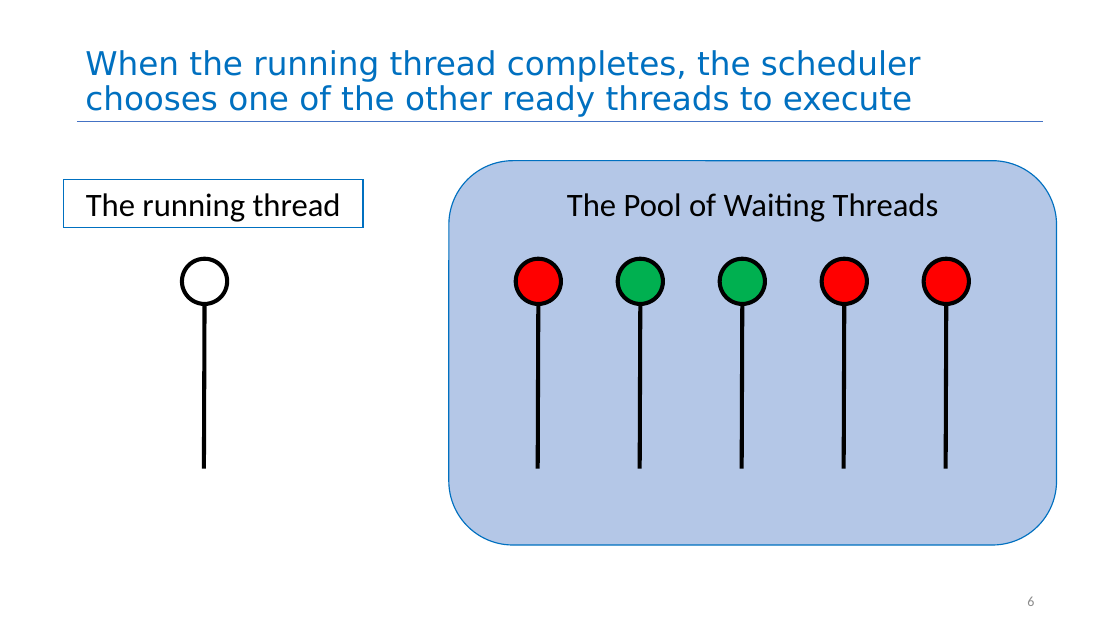
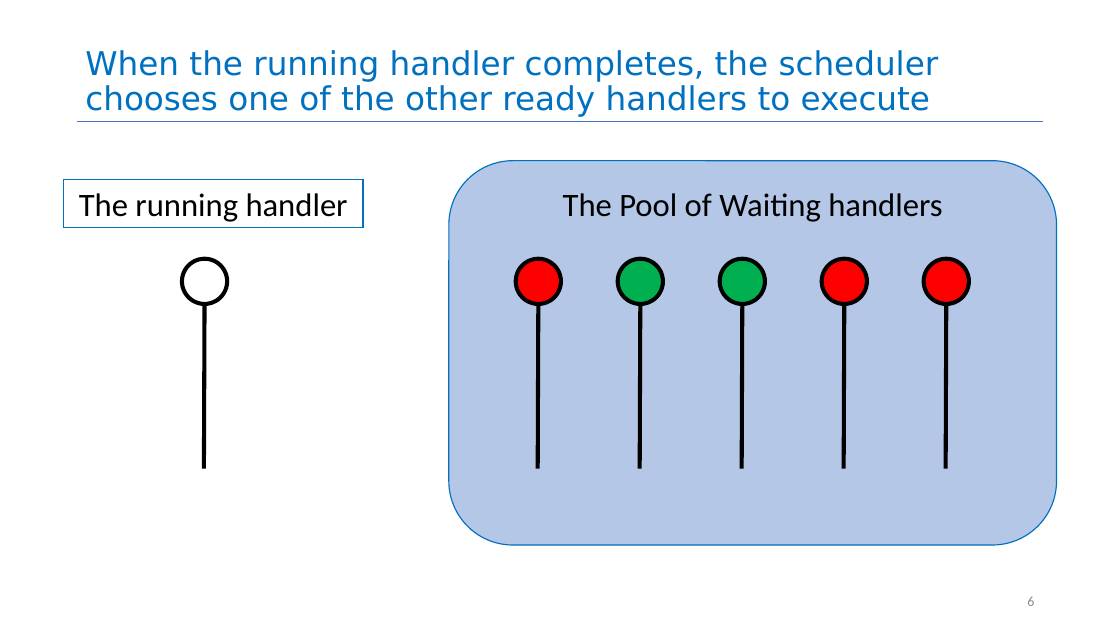
Before and after one commit to neu-se/CS4530-CS5500-Spring-2021, a slide deck: slide 6 of Slides/Lesson 4.2 Promises that Fail and Async.pptx. Drawn at 1120x630 pixels with LibreOffice and Linux fonts; fonts in the diff are those of the drawing. Boxes give left, top, right and bottom in pixels: in the first picture for what was removed or moved away, otherwise in the second. Text is boxed around its words. In the diff, an @@ line names an element or a change of style, - is before the commit and + after.

```diff
--- a/Slides/Lesson 4.2 Promises that Fail and Async.pptx
+++ b/Slides/Lesson 4.2 Promises that Fail and Async.pptx
@@ title at (85, 50, 939, 117): text changed @@
-When the running thread completes, the scheduler chooses one of the other ready threads to execute
+When the running handler completes, the scheduler chooses one of the other ready handlers to execute
@@ text in rectangle at (79, 193, 348, 222): text changed @@
-The running thread
+The running handler
@@ text in rounded rectangle at (563, 193, 942, 222): text changed @@
-The Pool of Waiting Threads
+The Pool of Waiting handlers
```
Also in this commit, not shown: 13 other slides changed, 5 slides added, 2 slides removed, 1 other file.
